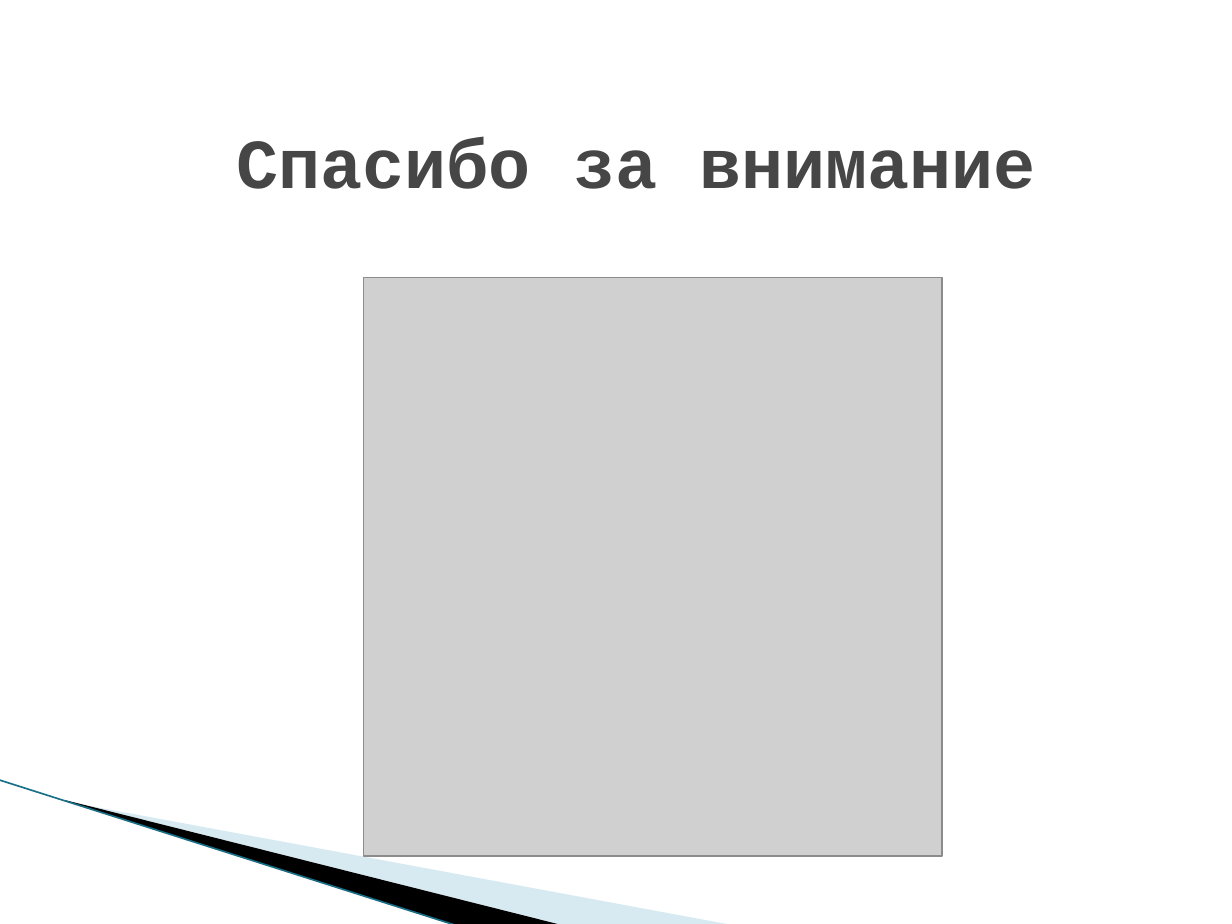
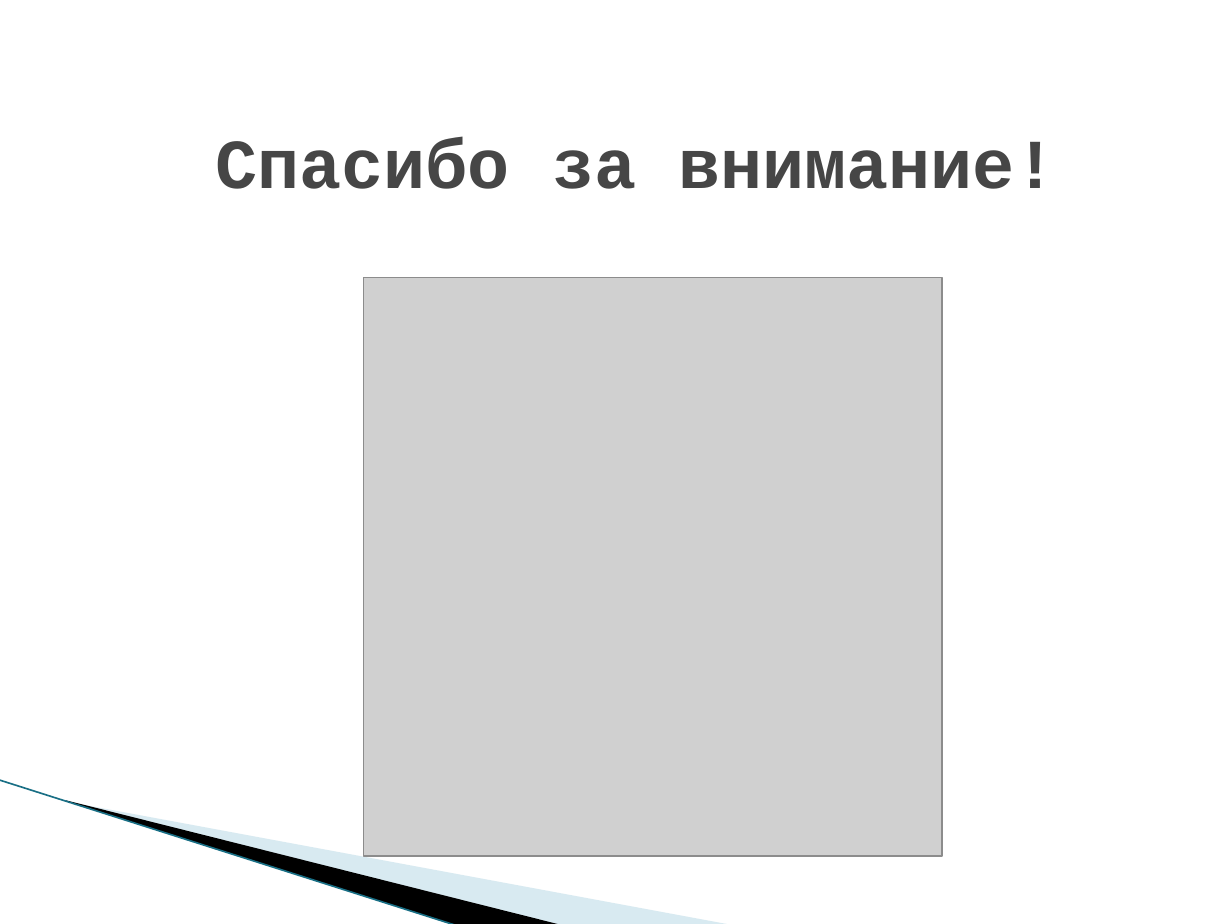
Before and after one commit to Course-and-Co/Excel-and-Cisharp, a slide deck: slide 14 of Презентация.pptx (slide 11 before the commit). Drawn at 1232x924 pixels with LibreOffice and Linux fonts; fonts in the diff are those of the drawing; grey boxes stand for pictures; background and template pictures are left out. Boxes give left, top, right and bottom in pixels: in the first picture for what was removed or moved away, otherwise in the second. Text is boxed around its words. In the diff, an @@ line names an element or a change of style, - is before the commit and + after.

```diff
--- a/Презентация.pptx
+++ b/Презентация.pptx
@@ title at (215,137,1057,189): text changed @@
-Спасибо за внимание
+Спасибо за внимание!
```
Also in this commit, not shown: 8 other slides changed, 3 slides added, 5 other files.
